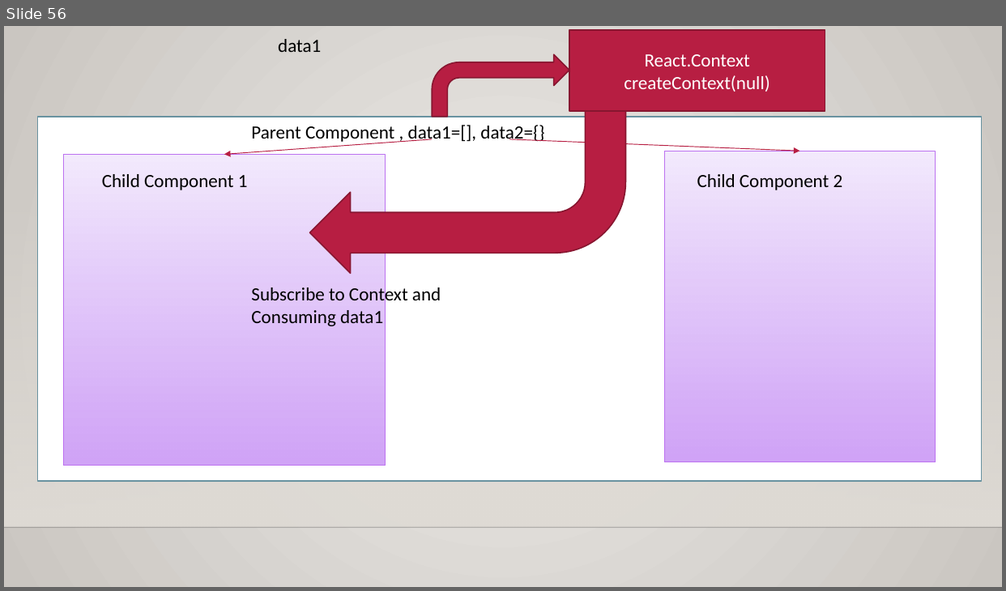
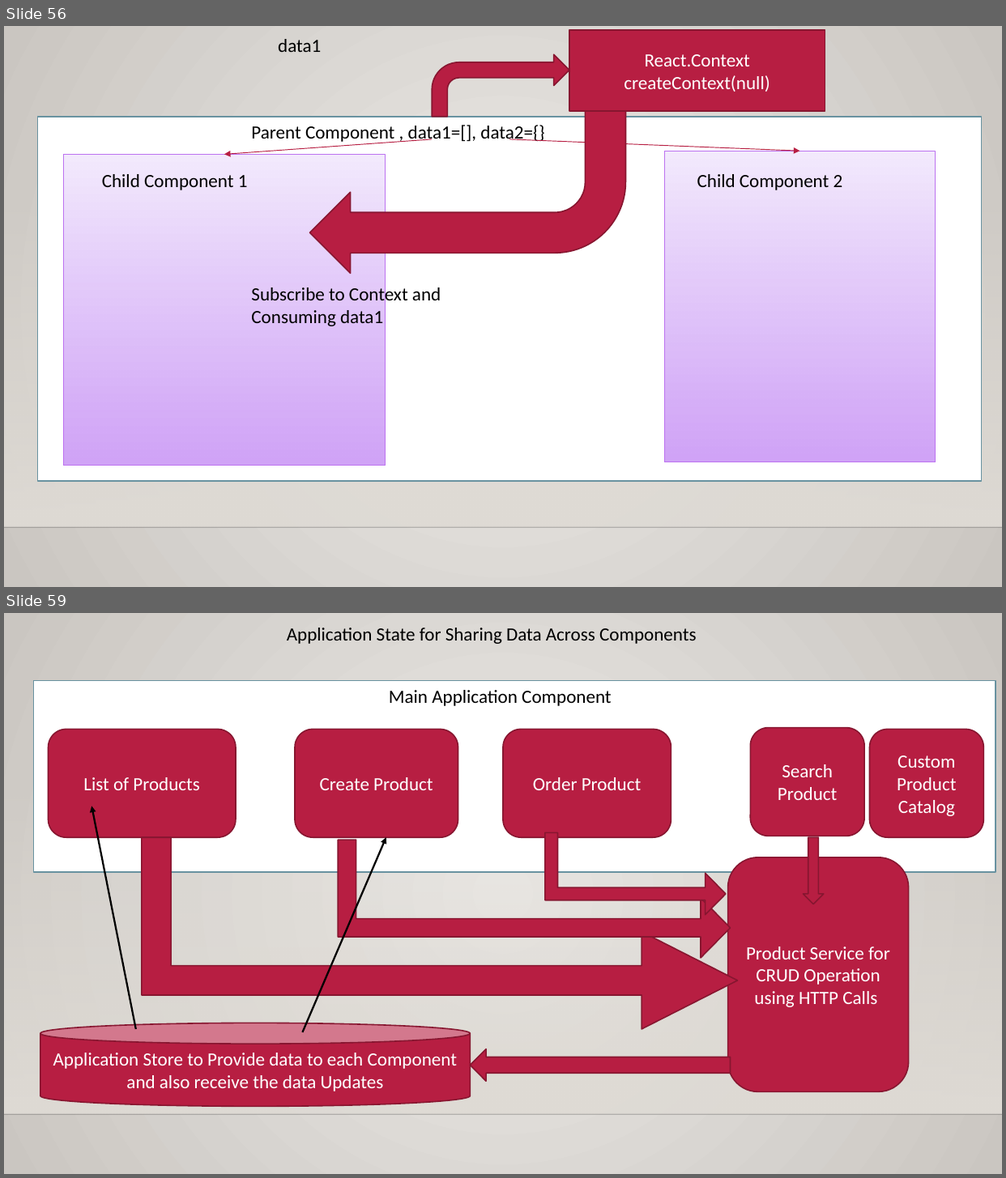
Before and after one commit to maheshsabnis/blazejan2021, a slide deck: Training_Notes_PPTs.pptx. Shown one above the other, each under a label of ours: slide 56 before the commit, slides 56 and 59 after it; the slides between them are not shown. The pictures are 1006x591 and 1006x1178 pixels, drawn with LibreOffice and Linux fonts; fonts in the diff are those of the drawing; background and template pictures are left out. Boxes give left, top, right and bottom in pixels: in the first picture for what was removed or moved away, otherwise in the second. Text is boxed around its words. In the diff, an @@ line names an element or a change of style, - is before the commit and + after.

```diff
--- a/Training_Notes_PPTs.pptx
+++ b/Training_Notes_PPTs.pptx
@@ slide 59 added at <box>4,613,1002,1174</box>, background gradient #ECEAE7 to #CAC7C1; not listed: 2 template elements that a slide beside it also shows @@
@@ text added at <box>287,628,696,644</box>, 18 pt, text #000000 @@
+Application State for Sharing Data Across Components
@@ rectangle added at <box>34,680,996,872</box>, fill #FFFFFF, outline #6892A0 1.25 pt @@
@@ text added at <box>389,690,611,706</box>, 18 pt, text #000000 @@
+Main Application Component
@@ rounded rectangle added at <box>49,729,236,837</box>, fill #B71E42, outline #871631 1.25 pt, 18 pt, text #FFFFFF @@
+List of Products
@@ rounded rectangle added at <box>296,729,458,837</box>, fill #B71E42, outline #871631 1.25 pt, 18 pt, text #FFFFFF @@
+Create Product
@@ rounded rectangle added at <box>503,729,671,837</box>, fill #B71E42, outline #871631 1.25 pt, 18 pt, text #FFFFFF @@
+Order Product
@@ rounded rectangle added at <box>750,727,864,836</box>, fill #B71E42, outline #871631 1.25 pt, 18 pt, text #FFFFFF @@
+Search Product
@@ rounded rectangle added at <box>869,729,983,837</box>, fill #B71E42, outline #871631 1.25 pt, 18 pt, text #FFFFFF @@
+Custom Product Catalog
@@ arrow added from (136, 1029) to (91, 806), #000000 1.75 pt @@
@@ bent up arrow added at <box>142,837,738,1029</box>, fill #B71E42, outline #871631 1.25 pt @@
@@ arrow added from (303, 1033) to (386, 837), #000000 1.75 pt @@
@@ bent up arrow added at <box>338,840,731,958</box>, fill #B71E42, outline #871631 1.25 pt @@
@@ bent up arrow added at <box>546,833,726,915</box>, fill #B71E42, outline #871631 1.25 pt @@
@@ down arrow added at <box>803,837,824,905</box>, fill #B71E42, outline #871631 1.25 pt @@
@@ rounded rectangle added at <box>728,858,908,1093</box>, fill #B71E42, outline #871631 1.25 pt, 18 pt, text #FFFFFF @@
+Product Service for CRUD Operation using HTTP Calls
@@ cylinder added at <box>40,1023,471,1106</box>, fill #B71E42, outline #871631 1.25 pt, 18 pt, text #FFFFFF @@
+Application Store to Provide data to each Component and also receive the data Updates
@@ left arrow added at <box>471,1050,731,1082</box>, fill #B71E42, outline #871631 1.25 pt @@
```
Also in this commit, not shown: 1 slide changed, 3 other slides added, 4 other files.
